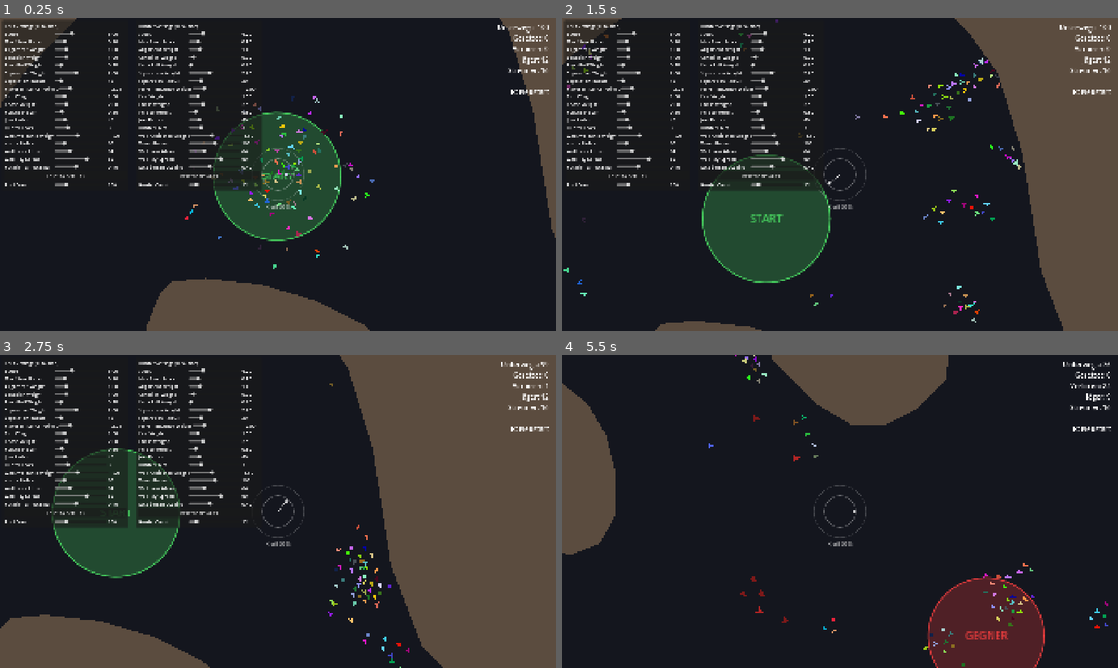
Above: before the commit, frames 1-4 (two rows, left to right).
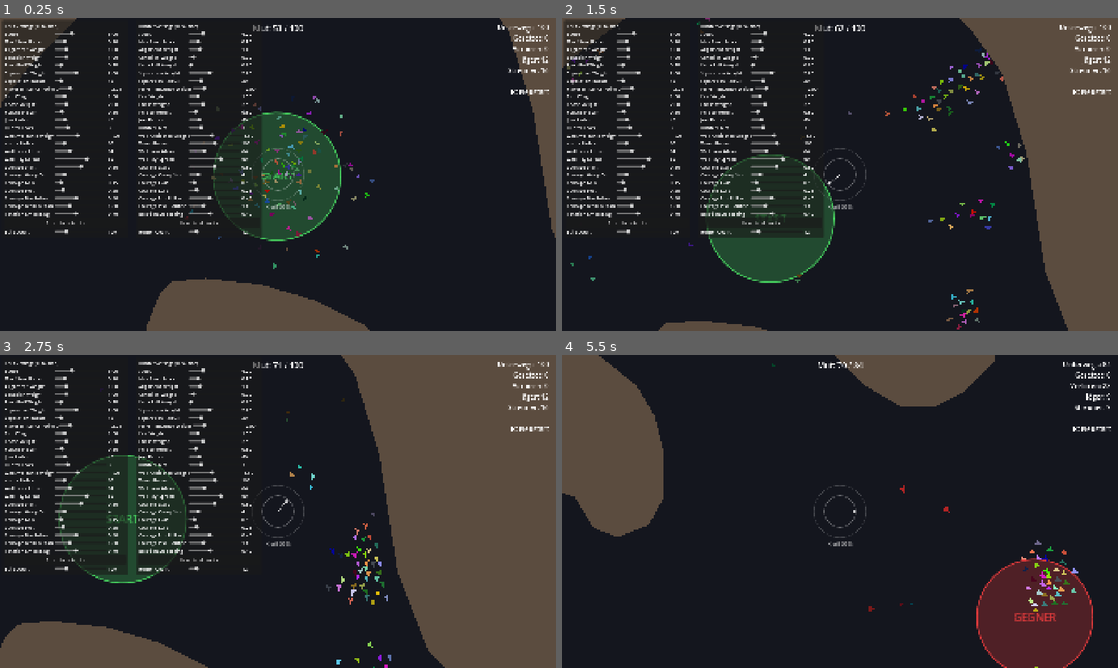
Above: after the commit, the same moments.

Repository: GaslightingRocks/CG-Idea3-swarm
Game: Godot game, scene res://game/game.tscn
Same seed, same stepped clock (60 frames per second), same inputs: the game is played once before the commit and once after it.
Inputs (mouse positions are in pixels of both pictures, inside the frame that each line leads up to):
- Up to frame 1 (0.25 s): no input
- Up to frame 2 (1.5 s): move the mouse to (962, 158) at 0.52 s; click (962, 158) at 0.67 s; drag from (728, 190) to (979, 215) at 1.27 s
- Up to frame 3 (2.75 s): move the mouse to (333, 442) at 2.02 s; click (333, 442) at 2.17 s
- Up to frame 4 (5.5 s): drag from (812, 574) to (956, 664) at 2.77 s; move the mouse to (1006, 558) at 3.52 s; click (1006, 558) at 3.67 s; tap H (toggle_settings) at 4.15 s; drag from (673, 464) to (906, 655) at 4.27 s; move the mouse to (867, 511) at 5.02 s; click (867, 511) at 5.17 s

The runs differ from the first frame. In frame 1, 3.0% of the frame differs, in the area x 0-68%, y 2-81%; in frame 2, 7.1%; in frame 3, 6.7%; in frame 4, 17%, in the area x 0-99%, y 0-100%.

Commit message:
Add courage system
- every boid has its own courage (0..1): rises with at least
  courage_group_size own-flock neighbors in sight, sinks when alone
- scared boids follow the player less (courage_min_follow) and keep
  more distance to walls (courage_wall_caution)
- courage shown per boid by size and brightness, hunters are always brave
- flock sums up total_courage, HUD shows "Mut: total / maximum"

Co-Authored-By: Claude Opus 5.5 <noreply@anthropic.com>

Diff:
--- a/boids-test/flock/boid.gd
+++ b/boids-test/flock/boid.gd
@@ -27,11 +27,15 @@
 
 # circle shape of the "Vision" area, its radius follows settings.vision_radius
 @onready var vision_shape: CircleShape2D = $Vision/CollisionShape2D.shape
+# the visible triangle, scaled and darkened to show the courage
+@onready var body: Polygon2D = $Body
 # all boids (of any flock) inside the vision circle, kept up to date by the Vision area's signals
 var visible_boids: Array[Boid] = []
 # current velocity vector of boid
 var velocity: Vector2 = Vector2.ZERO
 var state: State = State.FLYING
+# between 0 (scared) and 1 (brave): rises while the boid flies in a group, sinks while it's alone
+var courage: float = 0.5
 
 # push away from walls, sum of the wall normals the rays hit (recalculated every WALL_CHECK_INTERVAL steps)
 var wall_push: Vector2 = Vector2.ZERO
@@ -64,20 +68,23 @@
 
 	# Assigns a random initial flight direction and normalizes it to match speed
 	velocity = Vector2(randf_range(-1.0, 1.0), randf_range(-1.0, 1.0)).normalized() * settings.speed
-
-
-func _physics_process(_delta: float) -> void:
+	courage = settings.courage_start
+
+
+func _physics_process(delta: float) -> void:
 	apply_setting_changes()
 	scan_neighbors()
 	if join_target:
 		join_target.adopt(self)
 		join_target = null
+	update_courage(delta)
 	update_wall_push()
 
 	# Kept in member variables so the debug overlay (F3) can draw them
 	debug_flocking_force = flocking_force() + flock_pull_force()
 	debug_player_force = player_force()
-	debug_wall_force = wall_push * settings.wall_avoidance_weight
+	# Scared boids keep more distance to walls than brave ones
+	debug_wall_force = wall_push * settings.wall_avoidance_weight * lerpf(settings.courage_wall_caution, 1.0, courage)
 	debug_behavior_force = behavior_force()
 	var steering: Vector2 = debug_flocking_force + debug_player_force + debug_wall_force + debug_behavior_force
 
@@ -107,6 +114,18 @@
 func apply_setting_changes() -> void:
 	if vision_shape.radius != settings.vision_radius:
 		vision_shape.radius = settings.vision_radius
+
+
+## Courage rises while the boid has at least courage_group_size neighbors of its own flock and sinks otherwise.
+## Brave boids are drawn bigger and brighter, scared ones smaller and darker.
+func update_courage(delta: float) -> void:
+	if neighbor_count >= settings.courage_group_size:
+		courage += settings.courage_gain * delta
+	else:
+		courage -= settings.courage_loss * delta
+	courage = clampf(courage, 0.0, 1.0)
+	body.scale = Vector2.ONE * lerpf(0.75, 1.25, courage)
+	body.color = Color.WHITE.darkened(0.6 * (1.0 - courage))
 
 
 ## Goes once over all visible boids and collects everything the steering rules need.
@@ -225,7 +244,9 @@
 		var normal: Vector2 = wall_push.normalized()
 		if force.dot(normal) < 0.0:
 			force = along_wall(force, normal)
-	return steer_towards(force) * force.length() * settings.player_influence_weight
+	# Brave boids follow the player fully, scared ones only partly
+	var follow: float = lerpf(settings.courage_min_follow, 1.0, courage)
+	return steer_towards(force) * force.length() * settings.player_influence_weight * follow
 
 
 ## Turns a direction that points into a wall so it runs along the wall instead, keeping its length.
--- a/boids-test/flock/boid_settings.gd
+++ b/boids-test/flock/boid_settings.gd
@@ -39,6 +39,18 @@
 @export_range(10.0, 200.0, 1.0) var wall_look_ahead: float = 64.0
 # angle (in degrees) between the forward ray and the outermost side ray
 @export_range(10.0, 90.0, 1.0) var wall_ray_spread: float = 60.0
+# Courage: every boid has its own courage between 0 (scared) and 1 (brave).
+# courage of a newly spawned boid
+@export_range(0.0, 1.0, 0.05) var courage_start: float = 0.5
+# visible neighbors of the own flock a boid needs to count as "in a group"
+@export_range(1, 20, 1) var courage_group_size: int = 4
+# courage gained per second while in a group / lost per second while alone
+@export_range(0.0, 2.0, 0.01) var courage_gain: float = 0.15
+@export_range(0.0, 2.0, 0.01) var courage_loss: float = 0.25
+# how strongly a boid with 0 courage follows the player (1 = like a brave one), brave boids always follow fully
+@export_range(0.0, 1.0, 0.05) var courage_min_follow: float = 0.4
+# wall avoidance multiplier for a boid with 0 courage, scared boids keep more distance (brave ones use 1)
+@export_range(1.0, 4.0, 0.1) var courage_wall_caution: float = 1.8
 # if true, a boid touching a wall is lost; if false, it slides along the wall
 @export var lethal_walls: bool = false
 # how fast the rotation follows the velocity (0 = never, 1 = instantly)
--- a/boids-test/flock/flock.gd
+++ b/boids-test/flock/flock.gd
@@ -32,6 +32,8 @@
 var center: Vector2 = Vector2.ZERO
 # average velocity of all boids, used so boids hitting a wall all turn to the same side
 var average_velocity: Vector2 = Vector2.ZERO
+# sum of the courage of all boids, the currency for special abilities
+var total_courage: float = 0.0
 # all boids that currently belong to this flock and are still flying
 var boids: Array[Boid] = []
 # boids that reached the goal / were killed
@@ -63,17 +65,20 @@
 	update_center()
 
 
-## Calculates center of mass and average velocity once, instead of every boid doing it on its own.
+## Calculates center of mass, average velocity and total courage once, instead of every boid doing it on its own.
 func update_center() -> void:
 	if boids.is_empty():
 		center = global_position
 		average_velocity = Vector2.ZERO
+		total_courage = 0.0
 		return
 	var position_sum: Vector2 = Vector2.ZERO
 	var velocity_sum: Vector2 = Vector2.ZERO
+	total_courage = 0.0
 	for boid: Boid in boids:
 		position_sum += boid.global_position
 		velocity_sum += boid.velocity
+		total_courage += boid.courage
 	# Strays are pulled toward their home spot (via flock_pull_weight) instead of their center of mass
 	center = global_position if stray_group else position_sum / boids.size()
 	average_velocity = velocity_sum / boids.size()
--- a/boids-test/flock/hunter.gd
+++ b/boids-test/flock/hunter.gd
@@ -33,6 +33,11 @@
 		hit_cooldown -= 1
 	elif state == State.FLYING:
 		check_contact()
+
+
+## Hunters are always fearless and keep their own size and color, so courage doesn't apply to them.
+func update_courage(_delta: float) -> void:
+	courage = 1.0
 
 
 func scan_start() -> void:
--- a/boids-test/game/game.gd
+++ b/boids-test/game/game.gd
@@ -44,6 +44,11 @@
 	debug_overlay.flocks.append_array(stray_flocks)
 	debug_overlay.camera = camera
 	add_child(debug_overlay)
+
+
+func _process(_delta: float) -> void:
+	# Courage changes all the time, so it's updated every frame instead of only on count changes
+	hud.show_courage(flock.total_courage, flock.boids.size())
 
 
 func _unhandled_input(event: InputEvent) -> void:
--- a/boids-test/game/game.tscn
+++ b/boids-test/game/game.tscn
@@ -91,3 +91,16 @@
 theme_override_font_sizes/font_size = 40
 horizontal_alignment = 1
 vertical_alignment = 1
+
+[node name="Courage" type="Label" parent="UI/Hud"]
+layout_mode = 1
+anchors_preset = 5
+anchor_left = 0.5
+anchor_right = 0.5
+offset_left = -200.0
+offset_top = 16.0
+offset_right = 200.0
+offset_bottom = 56.0
+grow_horizontal = 2
+theme_override_font_sizes/font_size = 28
+horizontal_alignment = 1
--- a/boids-test/ui/hud.gd
+++ b/boids-test/ui/hud.gd
@@ -6,6 +6,7 @@
 
 @onready var counts_label: Label = $Counts
 @onready var message_label: Label = $Message
+@onready var courage_label: Label = $Courage
 
 
 ## Shows how many of the player's boids are still flying, saved and lost,
@@ -18,3 +19,8 @@
 func show_message(text: String) -> void:
 	message_label.text = text
 	message_label.visible = text != ""
+
+
+## Shows the summed up courage of the swarm and how much it could have at most (every boid fully brave).
+func show_courage(total: float, maximum: int) -> void:
+	courage_label.text = "Mut: %d / %d" % [roundi(total), maximum]
--- a/boids-test/ui/influence_indicator.gd
+++ b/boids-test/ui/influence_indicator.gd
@@ -29,7 +29,7 @@
 	if strength > 0.0:
 		draw_arc(center, indicator_radius * strength, 0.0, TAU, 64, Color(color, color.a * 0.5), 2.0, true)
 	var font: Font = ThemeDB.fallback_font
-	draw_string(font, center + Vector2(-60, indicator_radius + 28), "Kraft %d%%" % roundi(strength * 100.0), HORIZONTAL_ALIGNMENT_CENTER, 120, 18, faint * Color(1, 1, 1, 3))
+	draw_string(font, center + Vector2(-60, indicator_radius + 28), "Kraft %d%%" % roundi(strength * 100.0), HORIZONTAL_ALIGNMENT_CENTER, 120, 18, Color(color, color.a * 0.75))
 
 	var force: Vector2 = player_influence.get_force()
 	if force.is_zero_approx():
